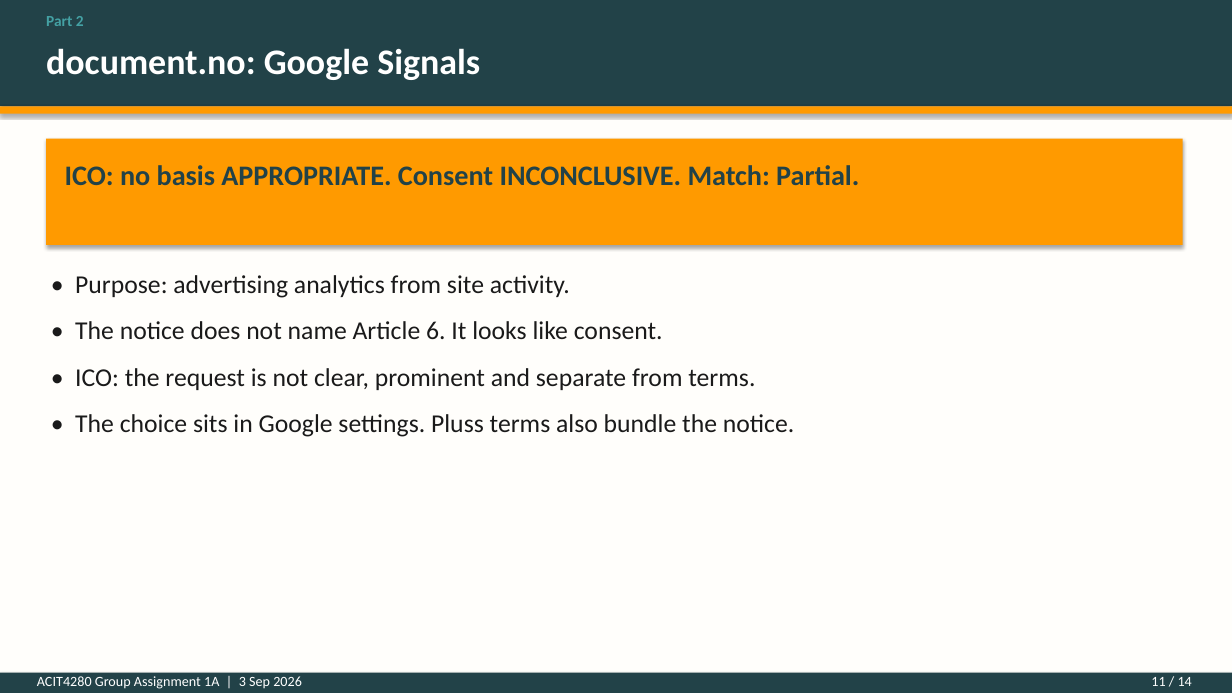
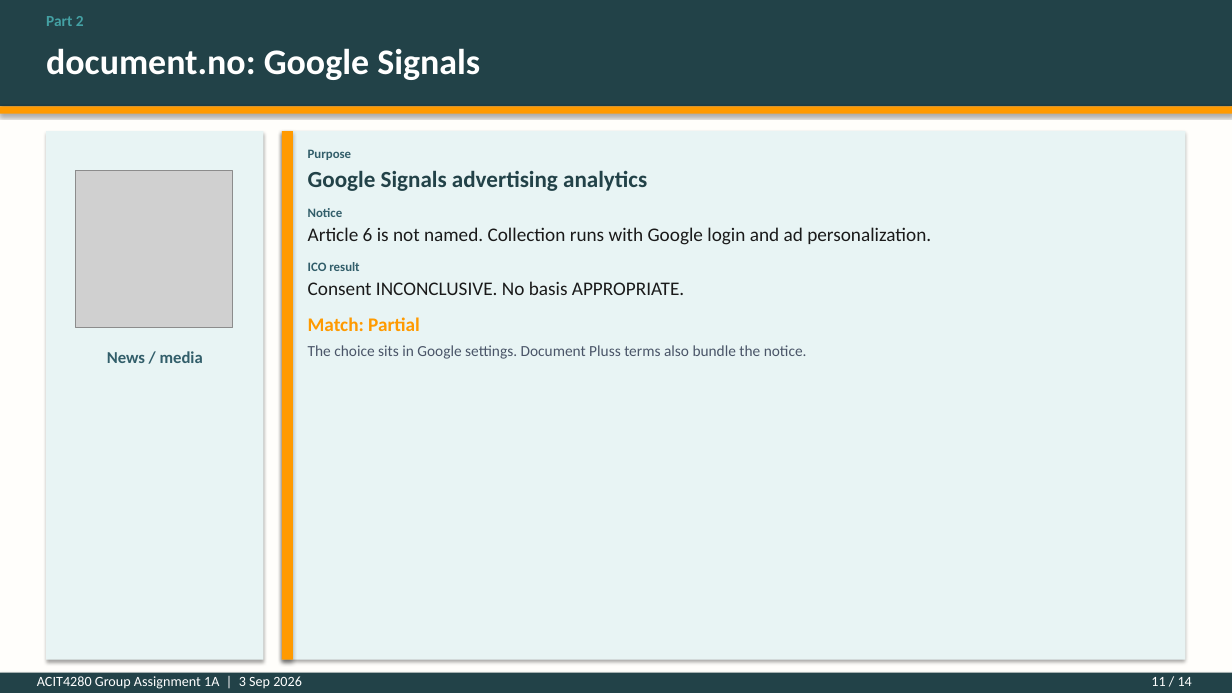
Before and after one commit to kasa031/Bacheloroppgave, a slide deck: slide 11 of ACIT4280_1A_presentation.pptx. Drawn at 1232x693 pixels with LibreOffice and Linux fonts; fonts in the diff are those of the drawing; grey boxes stand for pictures. Boxes give left, top, right and bottom in pixels: in the first picture for what was removed or moved away, otherwise in the second. Text is boxed around its words. In the diff, an @@ line names an element or a change of style, - is before the commit and + after.

```diff
--- a/ACIT4280_1A_presentation.pptx
+++ b/ACIT4280_1A_presentation.pptx
@@ rectangle removed at bbox=[46, 139, 1183, 245] @@
@@ rectangle added at bbox=[46, 131, 263, 660], fill #E8F4F4 @@
@@ rectangle added at bbox=[282, 131, 1186, 660], fill #E8F4F4 @@
@@ rectangle added at bbox=[282, 131, 293, 660], fill #FF9A00 @@
@@ text at bbox=[308, 149, 931, 359]: text changed; size 20 to 15 pt @@
-• Purpose: advertising analytics from site activity.
-• The notice does not name Article 6. It looks like consent.
-• ICO: the request is not clear, prominent and separate from terms.
-• The choice sits in Google settings. Pluss terms also bundle the notice.
+Purpose
+Google Signals advertising analytics
+Notice
+Article 6 is not named. Collection runs with Google login and ad personalization.
+ICO result
+Consent INCONCLUSIVE. No basis APPROPRIATE.
+Match: Partial
+The choice sits in Google settings. Document Pluss terms also bundle the notice.
@@ text removed at bbox=[65, 165, 859, 186] @@
-ICO: no basis APPROPRIATE. Consent INCONCLUSIVE. Match: Partial.
@@ picture added at bbox=[76, 171, 233, 328] @@
@@ text added at bbox=[107, 351, 203, 363], 13 pt, text #325E6A, bold @@
+News / media
```
Also in this commit, not shown: 4 other slides changed, 10 other files.
